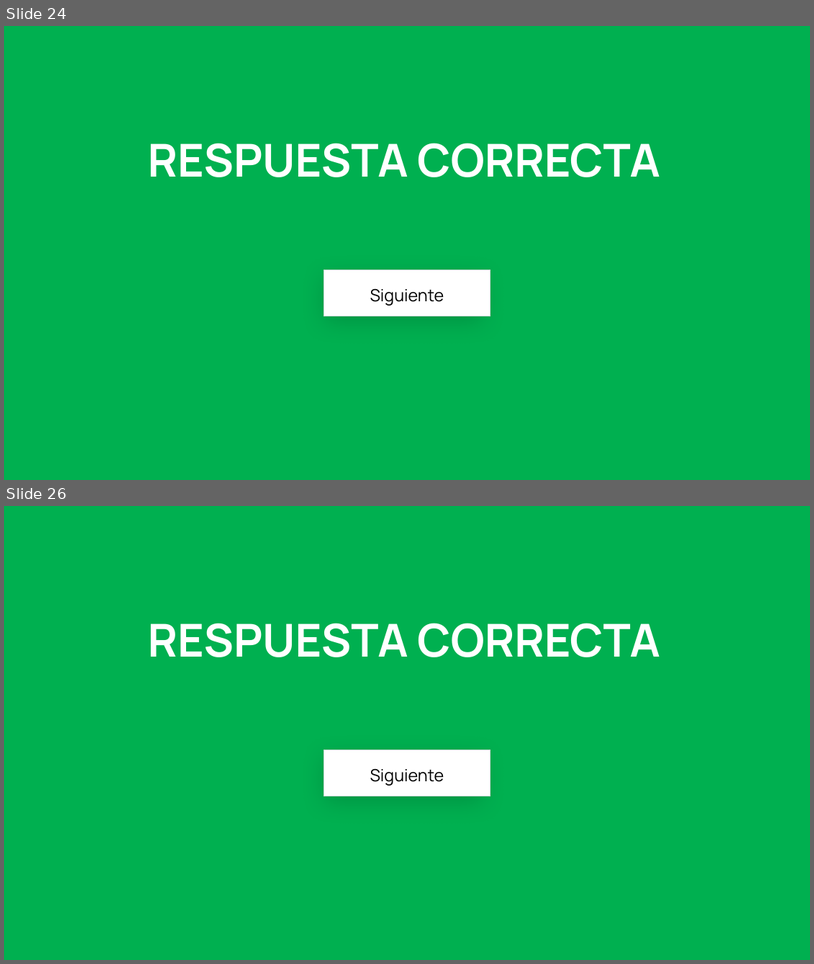
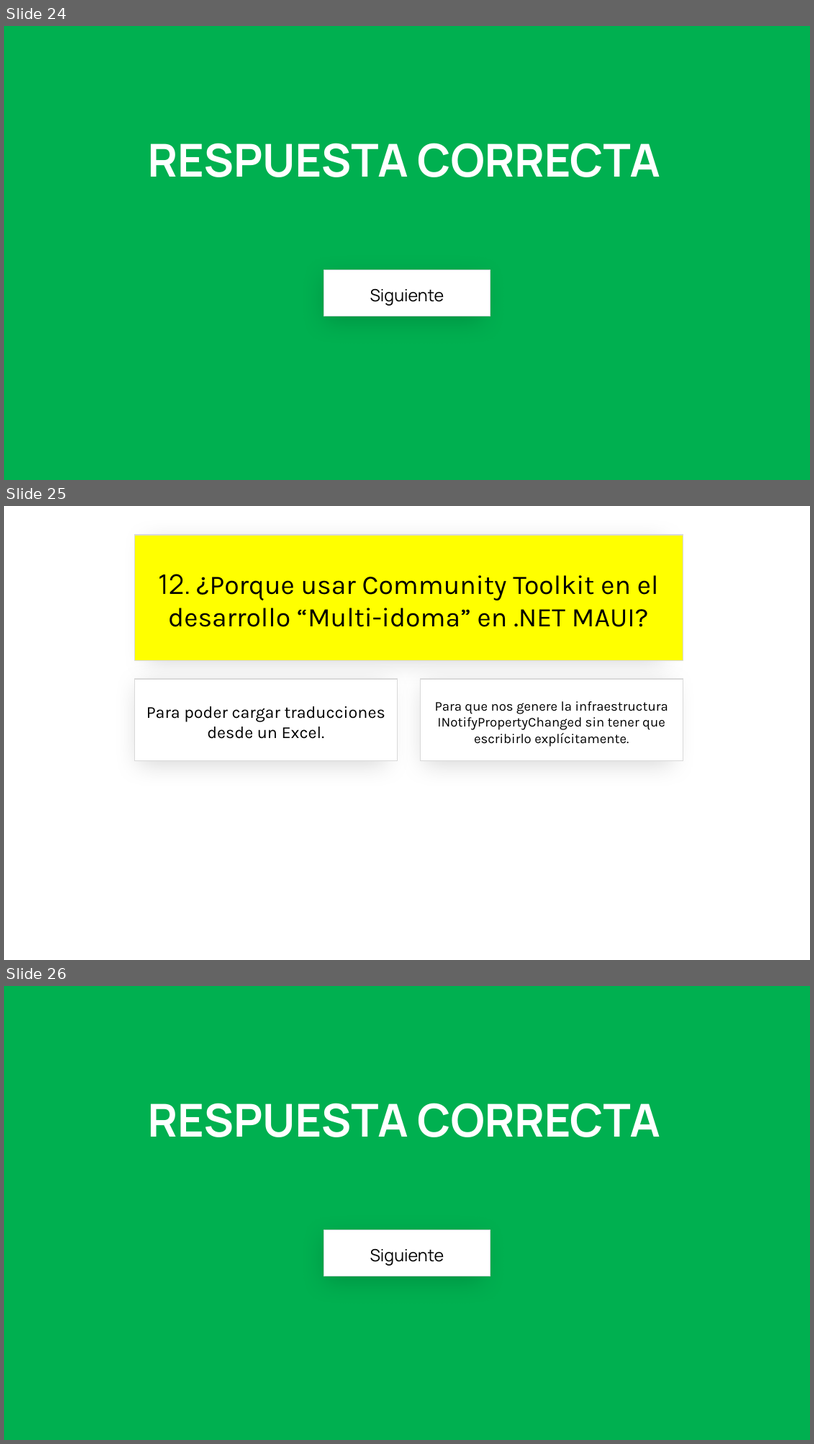
Before and after one commit to jsuarezruiz/SevillaDotNetConf2023, a slide deck: sevilladotnetconf-close.pptx. Shown one above the other, each under a label of ours: slides 24 and 26 before the commit, slides 24, 25 and 26 after it; the slides between them are not shown. The pictures are 814x964 and 814x1444 pixels, drawn with LibreOffice and Linux fonts; fonts in the diff are those of the drawing. Boxes give left, top, right and bottom in pixels: in the first picture for what was removed or moved away, otherwise in the second. Text is boxed around its words. In the diff, an @@ line names an element or a change of style, - is before the commit and + after.

```diff
--- a/sevilladotnetconf-close.pptx
+++ b/sevilladotnetconf-close.pptx
@@ slide 25 added at (4,506,810,960), background #FFFFFF @@
@@ rectangle added at (134,535,684,661), fill #FFFF00, outline #D9D9D9 1 pt, 32 pt, text #000000 @@
+12. ¿Porque usar Community Toolkit en el desarrollo “Multi-idoma” en .NET MAUI?
@@ rectangle added at (134,679,397,761), fill #FFFFFF, outline #D9D9D9 1 pt, 20 pt, text #000000 @@
+Para poder cargar traducciones desde un Excel.
@@ rectangle added at (421,679,684,761), fill #FFFFFF, outline #D9D9D9 1 pt, 16 pt, text #000000 @@
+Para que nos genere la infraestructura INotifyPropertyChanged sin tener que escribirlo explícitamente.
```
Also in this commit, not shown: 12 slides changed, 3 other slides added, 4 slides removed, 1 other file.
